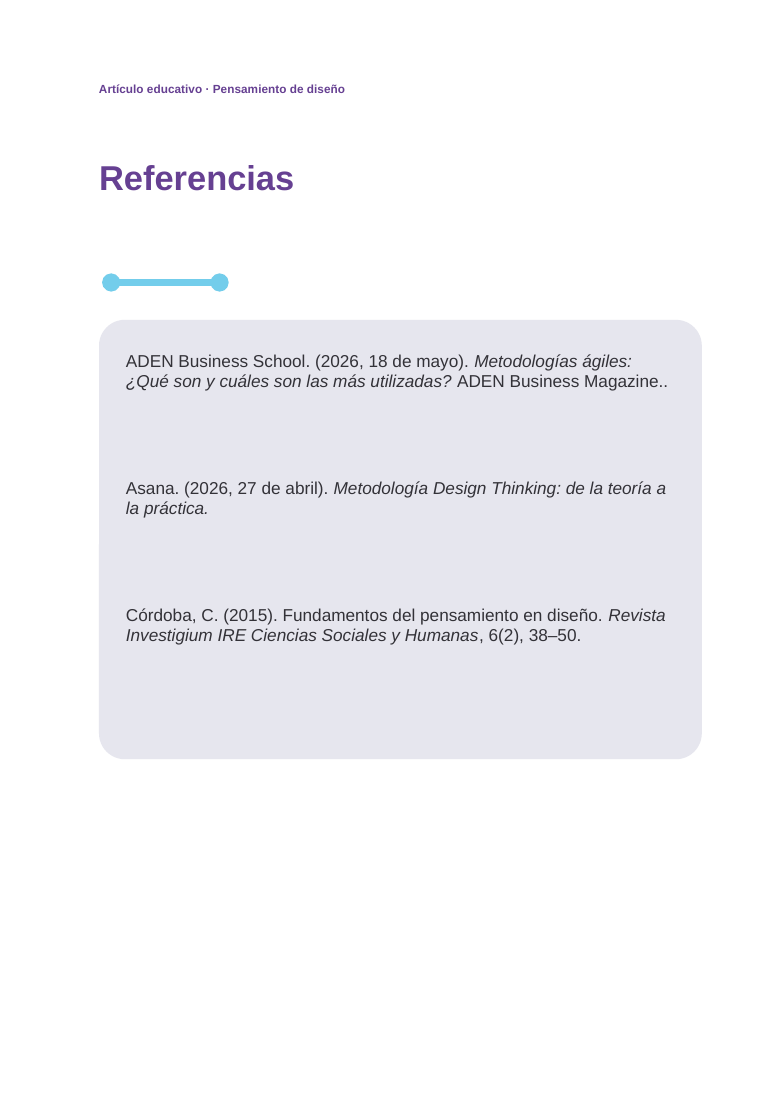
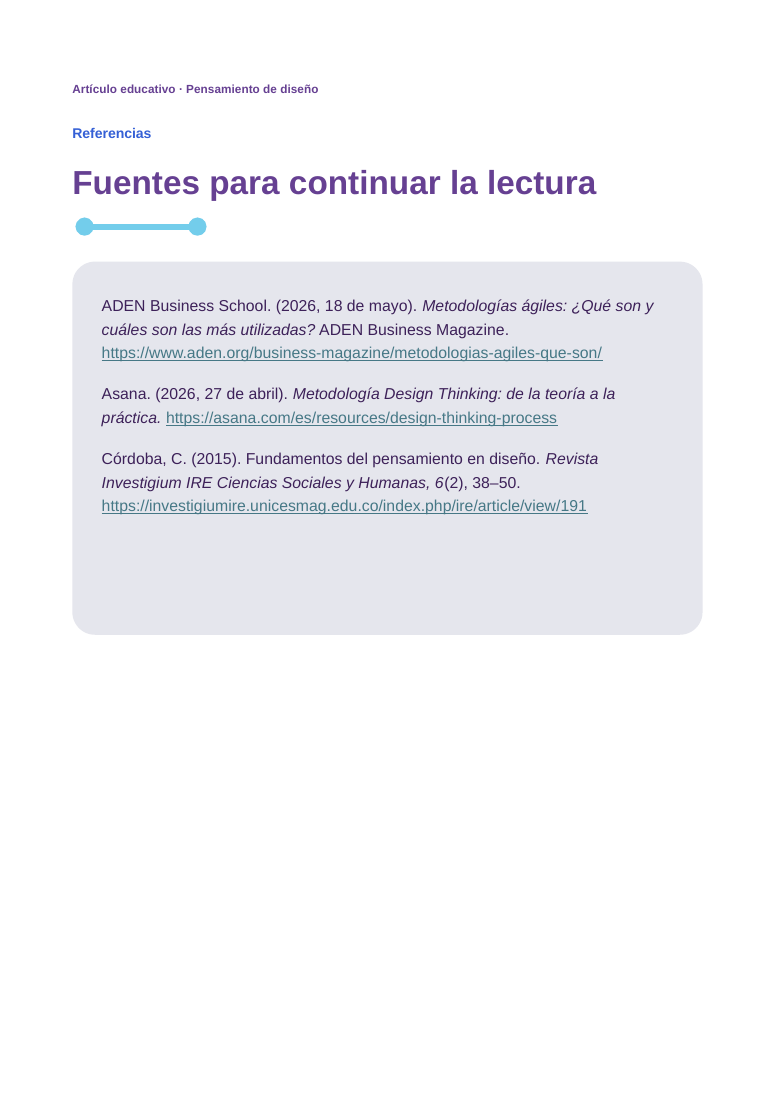
Before and after one commit to candyxlab/workclass, a slide deck: slide 14 of entregas/curso4_modulo2/C4_M2_02_Articulo_Aprender_antes_de_decidir_con_creditos.pptx (slide 12 before the commit). Drawn at 775x1120 pixels with LibreOffice and Linux fonts; fonts in the diff are those of the drawing; background and template pictures are left out. Boxes give left, top, right and bottom in pixels: in the first picture for what was removed or moved away, otherwise in the second. Text is boxed around its words. In the diff, an @@ line names an element or a change of style, - is before the commit and + after.

```diff
--- a/entregas/curso4_modulo2/C4_M2_02_Articulo_Aprender_antes_de_decidir_con_creditos.pptx
+++ b/entregas/curso4_modulo2/C4_M2_02_Articulo_Aprender_antes_de_decidir_con_creditos.pptx
@@ text "Artículo educativo · Pensamiento de ...": place and size @@
-text "Artículo educativo · Pensamiento de ..." at bbox=[99, 84, 345, 93]
+text "Artículo educativo · Pensamiento de ..." at bbox=[72, 84, 318, 93]
@@ text "Referencias": place and size @@
-text "Referencias" at bbox=[99, 165, 294, 191]
+text "Referencias" at bbox=[72, 127, 151, 138]
@@ text "Referencias" at bbox=[72, 127, 151, 138]: size 24 to 9.8 pt, text colour #664092 to #3560D6 @@
@@ text added at bbox=[72, 170, 596, 201], 23.2 pt, text #664092, bold @@
+Fuentes para continuar la lectura
@@ double arrow moved from (112, 282) - (219, 282) to (85, 226) - (197, 226) @@
@@ rounded rectangle: place and size @@
-rounded rectangle at bbox=[99, 319, 702, 758]
+rounded rectangle at bbox=[72, 261, 703, 634]
@@ rounded rectangle at bbox=[72, 261, 703, 634]: fill #E6E6EE to #E5E6ED; proportions changed @@
@@ text at bbox=[102, 299, 654, 515]: text changed; size 12 to 11 pt; text colour #333238 to #3D2159 @@
-ADEN Business School. (2026, 18 de mayo). Metodologías ágiles: ¿Qué son y cuáles son las más utilizadas? ADEN Business Magazine..
+ADEN Business School. (2026, 18 de mayo). Metodologías ágiles: ¿Qué son y cuáles son las más utilizadas? ADEN Business Magazine. https://www.aden.org/business-magazine/metodologias-agiles-que-son/
+Asana. (2026, 27 de abril). Metodología Design Thinking: de la teoría a la práctica. https://asana.com/es/resources/design-thinking-process
+Córdoba, C. (2015). Fundamentos del pensamiento en diseño. Revista Investigium IRE Ciencias Sociales y Humanas, 6(2), 38–50. https://investigiumire.unicesmag.edu.co/index.php/ire/article/view/191
@@ text removed at bbox=[126, 481, 667, 518] @@
-Asana. (2026, 27 de abril). Metodología Design Thinking: de la teoría a la práctica.
@@ text removed at bbox=[126, 608, 665, 645] @@
-Córdoba, C. (2015). Fundamentos del pensamiento en diseño. Revista Investigium IRE Ciencias Sociales y Humanas, 6(2), 38–50.
```
Also in this commit, not shown: 12 other slides changed, 2 slides added, 1 other file.
